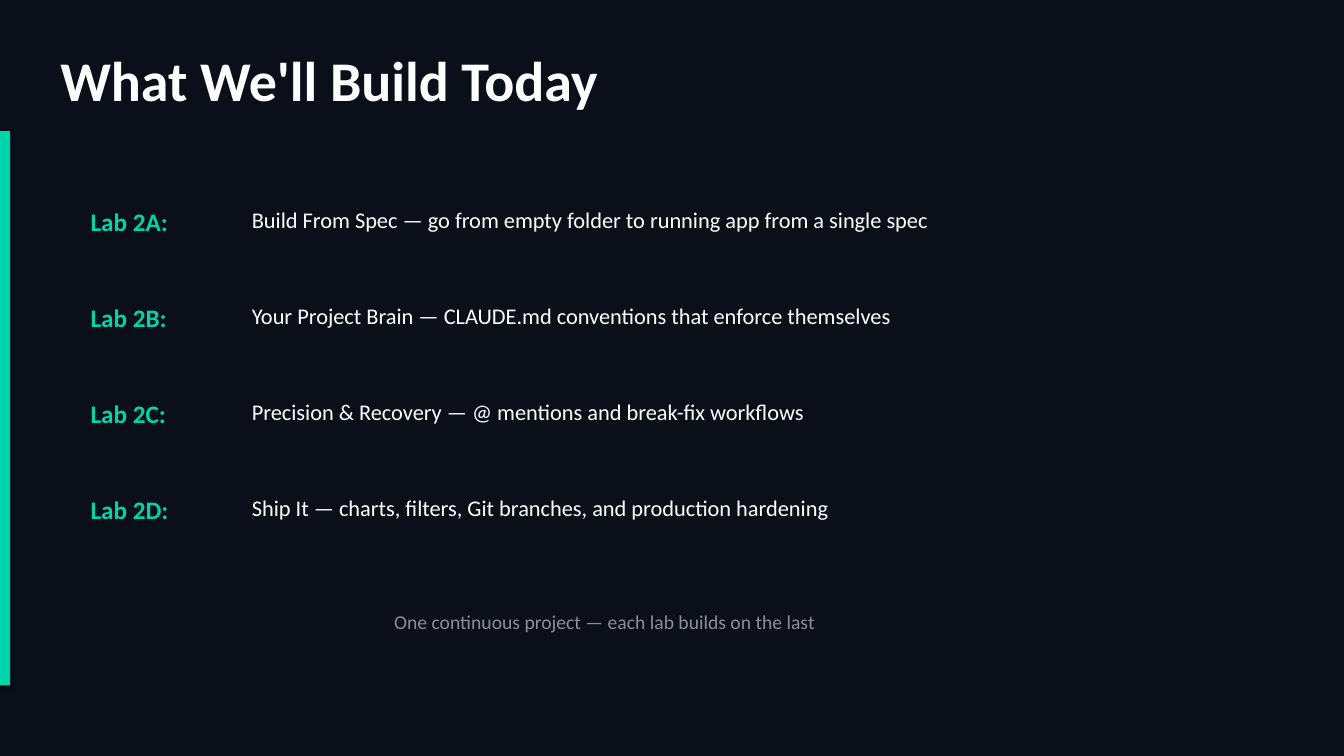
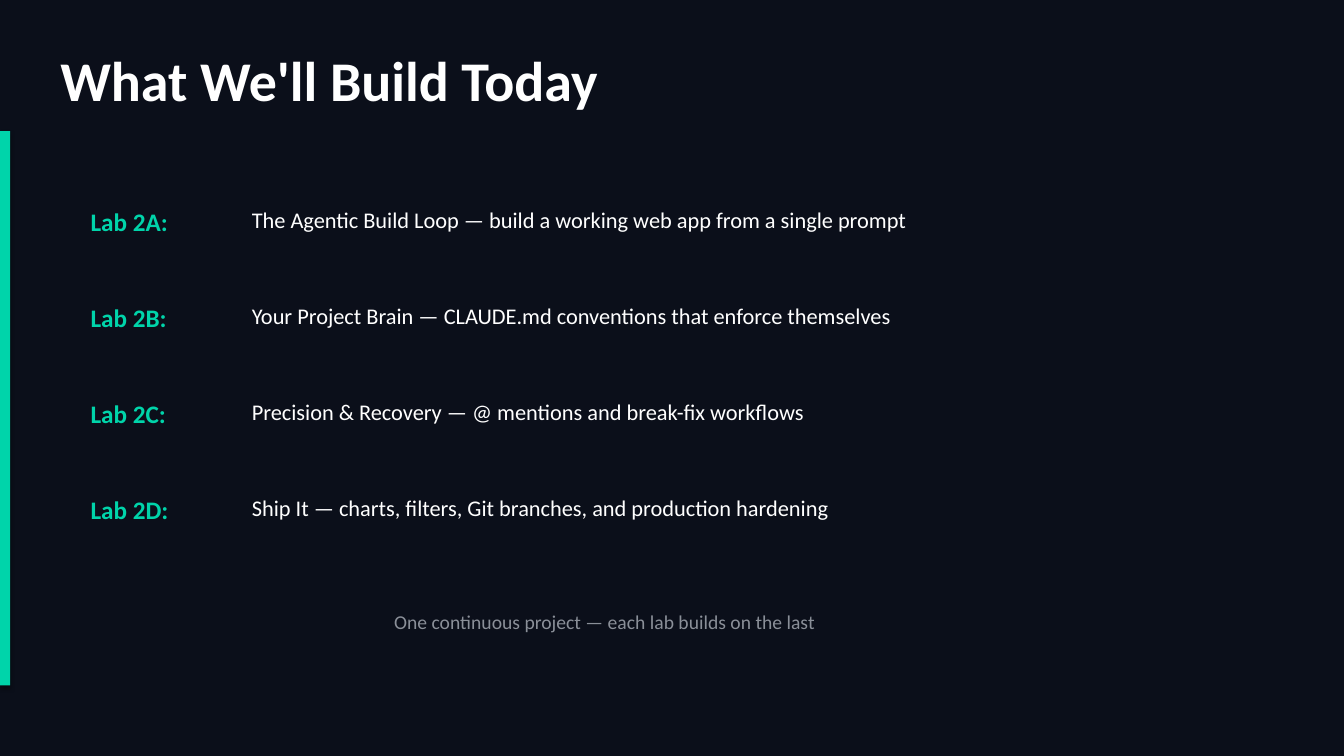
Before and after one commit to scottrhay/AIA-ClaudeCopilot, a slide deck: slide 4 of slides/Day2_Claude_Code_Fundamentals.pptx. Drawn at 1344x756 pixels with LibreOffice and Linux fonts; fonts in the diff are those of the drawing. Boxes give left, top, right and bottom in pixels: in the first picture for what was removed or moved away, otherwise in the second. Text is boxed around its words. In the diff, an @@ line names an element or a change of style, - is before the commit and + after.

```diff
--- a/slides/Day2_Claude_Code_Fundamentals.pptx
+++ b/slides/Day2_Claude_Code_Fundamentals.pptx
@@ text at (252,212,906,232): text changed @@
-Build From Spec — go from empty folder to running app from a single spec
+The Agentic Build Loop — build a working web app from a single prompt
```
Also in this commit, not shown: 1 other file.
